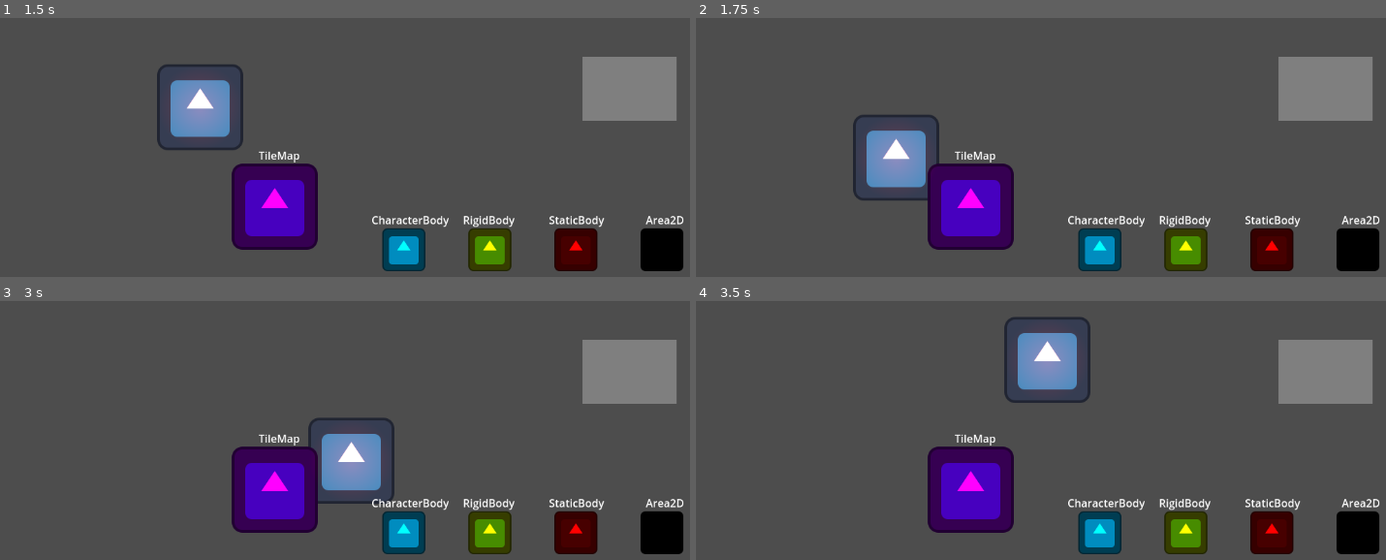
Above: before the commit, frames 1-4 (two rows, left to right).
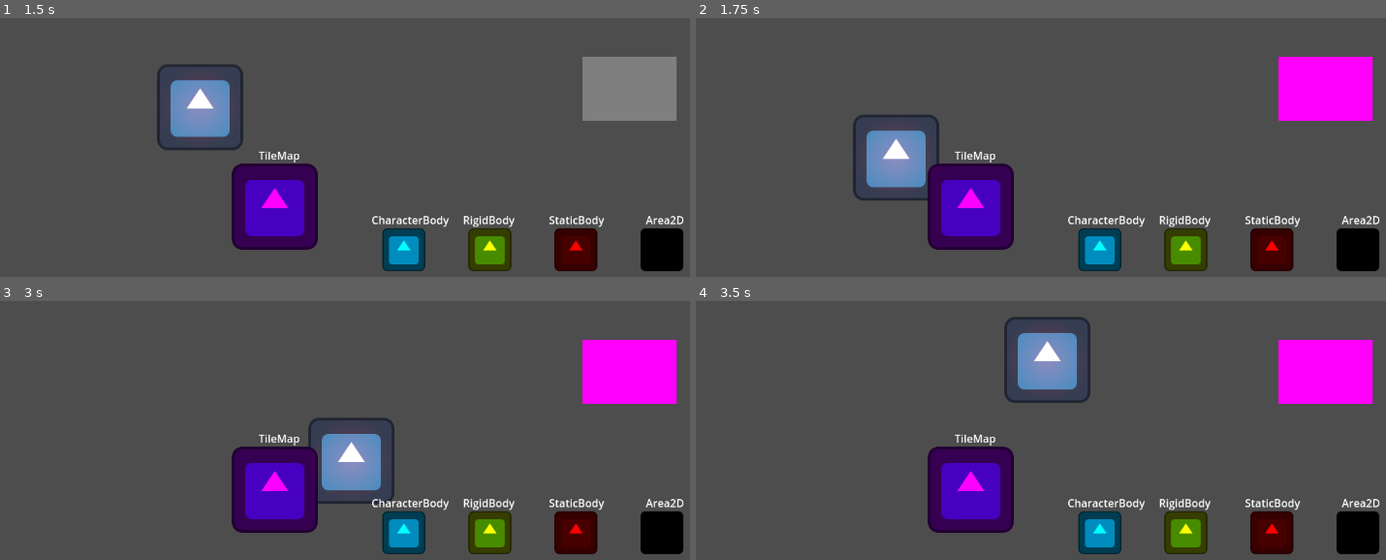
Above: after the commit, the same moments.

Repository: rvbatt/rule-based-godot
Game: Godot game, scene res://test_scenes/area_detection_and_distance/area2D_detection_and_distance_test.tscn
Same seed, same stepped clock (60 frames per second), same inputs: the game is played once before the commit and once after it. The project has no main scene, so this scene is started directly. The engine's default icon, where the game draws it, is replaced by a stand-in: a white triangle on a blue panel in a dark square.
Inputs:
- Up to frame 1 (1.5 s): tap Enter at 0.5 s; hold Right (ui_right) 0.53-1.28 s; hold T (test_rule_based_system) 0.53-1.28 s; hold Down (ui_down) from 1.28 s (still down); tap T (test_rule_based_system) at 1.35 s
- Up to frame 2 (1.75 s): keep holding Down (ui_down)
- Up to frame 3 (3 s): release Down (ui_down) at 2.03 s; hold Right (ui_right) 2.03-2.78 s; hold T (test_rule_based_system) 2.03-2.78 s; hold Up (ui_up) from 2.78 s (still down); tap T (test_rule_based_system) at 2.85 s
- Up to frame 4 (3.5 s): keep holding Up (ui_up)

Frame 1 is identical in both runs. In frame 2, 3.4% of the frame differs, in the area x 84-99%, y 14-40%; in frame 3, 3.4%; in frame 4, 3.4%.

Commit message:
Organize test scenes
Signed-off-by: Rodrigo Volpe Battistin <rv.battistin@usp.br>

Diff:
--- a/test_scenes/area_detection_and_distance/area2D_detection_and_distance_test.tscn
+++ b/test_scenes/area_detection_and_distance/area2D_detection_and_distance_test.tscn
@@ -55,6 +55,14 @@
 condition = SubResource("Resource_ca3mb")
 actions = Array[Resource("res://addons/rule_based_godot/resources/actions/abstract_action.gd")]([SubResource("Resource_w0v1a")])
 
+[sub_resource type="Resource" id="Resource_o0r4e"]
+script = ExtResource("4_ev1sj")
+property_and_value = {
+"color": Color(1, 0, 0, 1)
+}
+agent_type = 0
+agent_path = NodePath("../ColorRect")
+
 [sub_resource type="Resource" id="Resource_enohr"]
 script = ExtResource("7_4ivev")
 area_path = NodePath("../MovableArea2D")
@@ -64,7 +72,15 @@
 [sub_resource type="Resource" id="Resource_bnssu"]
 script = ExtResource("6_4o83o")
 condition = SubResource("Resource_enohr")
-actions = Array[Resource("res://addons/rule_based_godot/resources/actions/abstract_action.gd")]([])
+actions = Array[Resource("res://addons/rule_based_godot/resources/actions/abstract_action.gd")]([SubResource("Resource_o0r4e")])
+
+[sub_resource type="Resource" id="Resource_073nk"]
+script = ExtResource("4_ev1sj")
+property_and_value = {
+"color": Color(0, 1, 0, 1)
+}
+agent_type = 0
+agent_path = NodePath("../ColorRect")
 
 [sub_resource type="Resource" id="Resource_tlejp"]
 script = ExtResource("7_4ivev")
@@ -75,7 +91,15 @@
 [sub_resource type="Resource" id="Resource_11xui"]
 script = ExtResource("6_4o83o")
 condition = SubResource("Resource_tlejp")
-actions = Array[Resource("res://addons/rule_based_godot/resources/actions/abstract_action.gd")]([])
+actions = Array[Resource("res://addons/rule_based_godot/resources/actions/abstract_action.gd")]([SubResource("Resource_073nk")])
+
+[sub_resource type="Resource" id="Resource_rhxes"]
+script = ExtResource("4_ev1sj")
+property_and_value = {
+"color": Color(0, 1, 1, 1)
+}
+agent_type = 0
+agent_path = NodePath("../ColorRect")
 
 [sub_resource type="Resource" id="Resource_6t6to"]
 script = ExtResource("7_4ivev")
@@ -86,7 +110,15 @@
 [sub_resource type="Resource" id="Resource_3fr4f"]
 script = ExtResource("6_4o83o")
 condition = SubResource("Resource_6t6to")
-actions = Array[Resource("res://addons/rule_based_godot/resources/actions/abstract_action.gd")]([])
+actions = Array[Resource("res://addons/rule_based_godot/resources/actions/abstract_action.gd")]([SubResource("Resource_rhxes")])
+
+[sub_resource type="Resource" id="Resource_fefe6"]
+script = ExtResource("4_ev1sj")
+property_and_value = {
+"color": Color(1, 0, 1, 1)
+}
+agent_type = 0
+agent_path = NodePath("../ColorRect")
 
 [sub_resource type="Resource" id="Resource_dalhe"]
 script = ExtResource("7_4ivev")
@@ -97,7 +129,7 @@
 [sub_resource type="Resource" id="Resource_56mkx"]
 script = ExtResource("6_4o83o")
 condition = SubResource("Resource_dalhe")
-actions = Array[Resource("res://addons/rule_based_godot/resources/actions/abstract_action.gd")]([])
+actions = Array[Resource("res://addons/rule_based_godot/resources/actions/abstract_action.gd")]([SubResource("Resource_fefe6")])
 
 [sub_resource type="Resource" id="Resource_gr3ik"]
 script = ExtResource("8_2dgvw")
--- a/test_scenes/area_detection_and_distance/area2D_wildcard_and_retrieve_distance_test.tscn
+++ b/test_scenes/area_detection_and_distance/area2D_metal_detector.tscn
@@ -1,28 +1,28 @@
 [gd_scene load_steps=18 format=3 uid="uid://cxfyra0kwmufu"]
 
-[ext_resource type="Script" path="res://test_scenes/test_rule_based_system.gd" id="1_shxu2"]
-[ext_resource type="Script" path="res://addons/rule_based_godot/system/rule_based_system.gd" id="2_h8bwa"]
-[ext_resource type="Script" path="res://addons/rule_based_godot/resources/arbiters/first_applicable_arbiter.gd" id="3_e44h4"]
-[ext_resource type="Script" path="res://addons/rule_based_godot/resources/actions/set_property_action.gd" id="4_cliig"]
-[ext_resource type="Script" path="res://addons/rule_based_godot/resources/actions/call_method_action.gd" id="4_partk"]
-[ext_resource type="Script" path="res://addons/rule_based_godot/resources/rule.gd" id="6_kq74b"]
-[ext_resource type="Script" path="res://addons/rule_based_godot/resources/matches/atomic/distance_match.gd" id="7_y3whx"]
-[ext_resource type="Script" path="res://addons/rule_based_godot/resources/rule_list.gd" id="8_8cxdq"]
-[ext_resource type="PackedScene" uid="uid://e5tryq24e7b7" path="res://test_scenes/area_detection_and_distance/components/movable_area2D.tscn" id="9_eus64"]
-[ext_resource type="Texture2D" uid="uid://ww4haq6why2o" path="res://icon.svg" id="10_eheht"]
+[ext_resource type="Script" path="res://test_scenes/test_rule_based_system.gd" id="1_j5kgb"]
+[ext_resource type="Script" path="res://addons/rule_based_godot/system/rule_based_system.gd" id="2_eqatw"]
+[ext_resource type="Script" path="res://addons/rule_based_godot/resources/arbiters/first_applicable_arbiter.gd" id="3_mvl6q"]
+[ext_resource type="Script" path="res://addons/rule_based_godot/resources/actions/call_method_action.gd" id="4_kfvhl"]
+[ext_resource type="Script" path="res://addons/rule_based_godot/resources/actions/set_property_action.gd" id="5_ok38f"]
+[ext_resource type="Script" path="res://addons/rule_based_godot/resources/matches/atomic/distance_match.gd" id="6_7nbfg"]
+[ext_resource type="Script" path="res://addons/rule_based_godot/resources/rule.gd" id="7_70w7c"]
+[ext_resource type="Script" path="res://addons/rule_based_godot/resources/rule_list.gd" id="8_bwqen"]
+[ext_resource type="PackedScene" uid="uid://e5tryq24e7b7" path="res://test_scenes/area_detection_and_distance/components/movable_area2D.tscn" id="9_dstv5"]
+[ext_resource type="Texture2D" uid="uid://ww4haq6why2o" path="res://icon.svg" id="10_5111u"]
 
 [sub_resource type="Resource" id="Resource_wt57c"]
-script = ExtResource("3_e44h4")
+script = ExtResource("3_mvl6q")
 
 [sub_resource type="Resource" id="Resource_otyjn"]
-script = ExtResource("4_partk")
+script = ExtResource("4_kfvhl")
 method = &"set_brightness"
 arguments = ["?dist"]
 agent_type = 0
 agent_path = NodePath("MetalDetector")
 
 [sub_resource type="Resource" id="Resource_wxjj5"]
-script = ExtResource("4_cliig")
+script = ExtResource("5_ok38f")
 property_and_value = {
 "text": "?dist"
 }
--- a/test_scenes/area_detection_and_distance/area2D_wildcard_and_retrieve_distance_test.tres
+++ /dev/null
@@ -1,57 +0,0 @@
-[gd_resource type="Resource" script_class="RuleList" load_steps=12 format=3 uid="uid://dhpbuu2kvbwrg"]
-
-[ext_resource type="Script" path="res://addons/rule_based_godot/resources/actions/set_property_action.gd" id="1_jrhoa"]
-[ext_resource type="Script" path="res://addons/rule_based_godot/resources/matches/atomic/area_detection_match.gd" id="2_o4jyj"]
-[ext_resource type="Script" path="res://addons/rule_based_godot/resources/rule.gd" id="3_hnn3w"]
-[ext_resource type="Script" path="res://addons/rule_based_godot/resources/matches/atomic/distance_match.gd" id="4_tc72g"]
-[ext_resource type="Script" path="res://addons/rule_based_godot/resources/rule_list.gd" id="5_7nh6a"]
-
-[sub_resource type="Resource" id="Resource_y6esn"]
-script = ExtResource("1_jrhoa")
-property_and_value = {
-"color": Color(0, 0, 0, 1)
-}
-agent_type = 2
-agent_identifier = &"area"
-
-[sub_resource type="Resource" id="Resource_hqbt5"]
-script = ExtResource("2_o4jyj")
-area_path = NodePath("../Area2D")
-tester_is_wildcard = true
-tester_search_groups = Array[StringName]([&"collider"])
-tester_identifier = &"area"
-
-[sub_resource type="Resource" id="Resource_0yxy5"]
-resource_name = "Area"
-script = ExtResource("3_hnn3w")
-condition = SubResource("Resource_hqbt5")
-actions = Array[Resource("res://addons/rule_based_godot/resources/actions/abstract_action.gd")]([SubResource("Resource_y6esn")])
-
-[sub_resource type="Resource" id="Resource_8nrwm"]
-script = ExtResource("1_jrhoa")
-property_and_value = {
-"text": "?dist"
-}
-agent_type = 1
-agent_groups = Array[StringName]([&"dist"])
-
-[sub_resource type="Resource" id="Resource_pe4c2"]
-script = ExtResource("4_tc72g")
-source_node_path = NodePath("../Area2D")
-min_distance = inf_neg
-max_distance = inf
-tester_is_wildcard = false
-tester_path = NodePath("../MovableArea2D")
-retrieval_should_retrieve = true
-retrieval_variable = &"dist"
-
-[sub_resource type="Resource" id="Resource_1rjyt"]
-resource_name = "Distance"
-script = ExtResource("3_hnn3w")
-condition = SubResource("Resource_pe4c2")
-actions = Array[Resource("res://addons/rule_based_godot/resources/actions/abstract_action.gd")]([SubResource("Resource_8nrwm")])
-
-[resource]
-script = ExtResource("5_7nh6a")
-_rule_based_godot = &"RuleList"
-rules = Array[ExtResource("3_hnn3w")]([SubResource("Resource_0yxy5"), SubResource("Resource_1rjyt")])
--- a/test_scenes/area_detection_and_distance/distinct_variables.tscn
+++ b/test_scenes/area_detection_and_distance/distinct_variables.tscn
@@ -69,11 +69,11 @@
 [node name="MovableArea2D" parent="RuleBasedSystem" instance=ExtResource("2_5dqej")]
 
 [node name="Label" type="Label" parent="RuleBasedSystem/MovableArea2D"]
-offset_left = -44.0
-offset_top = -92.0
-offset_right = 43.0
-offset_bottom = -66.0
-text = "Área Móvel"
+offset_left = -56.0
+offset_top = -95.0
+offset_right = 51.0
+offset_bottom = -69.0
+text = "Movable Area"
 
 [node name="Sprite2D" type="Sprite2D" parent="."]
 modulate = Color(0, 0, 0, 1)
--- a/test_scenes/boolean_and_strings/string_AND_string_test.tscn
+++ b/test_scenes/boolean_and_strings/string_AND_string_test.tscn
@@ -1,10 +1,11 @@
-[gd_scene load_steps=13 format=3 uid="uid://b1kanksyu6icj"]
+[gd_scene load_steps=16 format=3 uid="uid://b1kanksyu6icj"]
 
 [ext_resource type="Script" path="res://test_scenes/test_rule_based_system.gd" id="1_kjhnj"]
 [ext_resource type="Script" path="res://addons/rule_based_godot/system/rule_based_system.gd" id="2_xk6ot"]
 [ext_resource type="Script" path="res://addons/rule_based_godot/resources/arbiters/first_applicable_arbiter.gd" id="3_m8wly"]
 [ext_resource type="Script" path="res://addons/rule_based_godot/resources/actions/set_property_action.gd" id="4_y286a"]
 [ext_resource type="Script" path="res://addons/rule_based_godot/resources/matches/boolean/AND_match.gd" id="5_lta84"]
+[ext_resource type="Script" path="res://addons/rule_based_godot/resources/matches/atomic/string_match.gd" id="6_iyp7b"]
 [ext_resource type="Script" path="res://addons/rule_based_godot/resources/rule.gd" id="7_tmnta"]
 [ext_resource type="Script" path="res://addons/rule_based_godot/resources/rule_list.gd" id="8_pldog"]
 
@@ -19,9 +20,27 @@
 agent_type = 0
 agent_path = NodePath("../ColorRect")
 
+[sub_resource type="Resource" id="Resource_am0ff"]
+script = ExtResource("6_iyp7b")
+string_value = "red"
+tester_is_wildcard = false
+tester_path = NodePath("../LineEdit")
+should_retrieve_data = false
+extraction_type = 0
+extraction_property = &"text"
+
+[sub_resource type="Resource" id="Resource_phh8x"]
+script = ExtResource("6_iyp7b")
+string_value = "yellow"
+tester_is_wildcard = false
+tester_path = NodePath("../LineEdit2")
+should_retrieve_data = false
+extraction_type = 0
+extraction_property = &"text"
+
 [sub_resource type="Resource" id="Resource_e1t5q"]
 script = ExtResource("5_lta84")
-subconditions = Array[Resource("res://addons/rule_based_godot/resources/matches/abstract_match.gd")]([])
+subconditions = Array[Resource("res://addons/rule_based_godot/resources/matches/abstract_match.gd")]([SubResource("Resource_am0ff"), SubResource("Resource_phh8x")])
 
 [sub_resource type="Resource" id="Resource_6gjpv"]
 script = ExtResource("7_tmnta")
--- a/test_scenes/hierarchy_and_wildcard/hierarchy_test.tscn
+++ b/test_scenes/hierarchy_and_wildcard/hierarchy_test.tscn
@@ -23,7 +23,7 @@
 [sub_resource type="Resource" id="Resource_i6i0l"]
 script = ExtResource("5_ykmlp")
 source_path = NodePath("../Root/A/AChildren/B")
-relation = "Sibling of"
+relation = 1
 tester_is_wildcard = false
 tester_path = NodePath("../Root/A/AChildren/B/BChildren/C")
 
@@ -44,7 +44,7 @@
 [sub_resource type="Resource" id="Resource_t3r2a"]
 script = ExtResource("5_ykmlp")
 source_path = NodePath("../Root/A/AChildren/B/BChildren/C/CChildren")
-relation = "Parent of"
+relation = 0
 tester_is_wildcard = false
 tester_path = NodePath("../Root/A")
 
@@ -65,7 +65,7 @@
 [sub_resource type="Resource" id="Resource_s4gdo"]
 script = ExtResource("5_ykmlp")
 source_path = NodePath("../Root/A")
-relation = "Child of"
+relation = 2
 tester_is_wildcard = false
 tester_path = NodePath("../Root/A/AChildren/B/BChildren")
 
@@ -166,18 +166,6 @@
 grow_horizontal = 0
 grow_vertical = 0
 
-[node name="Root@A@AChildren@B@BChildren@C@CChildren" type="VBoxContainer" parent="."]
-anchors_preset = 3
-anchor_left = 1.0
-anchor_top = 1.0
-anchor_right = 1.0
-anchor_bottom = 1.0
-offset_top = 3.0
-offset_right = 40.0
-offset_bottom = 98.0
-grow_horizontal = 0
-grow_vertical = 0
-
 [node name="Statements" type="VBoxContainer" parent="."]
 offset_left = 535.0
 offset_top = 261.0
--- a/test_scenes/numeric_and_call_method/numberic_and_call_method_test.tscn
+++ b/test_scenes/numeric_and_call_method/numberic_and_call_method_test.tscn
@@ -1,10 +1,9 @@
-[gd_scene load_steps=16 format=3 uid="uid://sh6ks3164p75"]
+[gd_scene load_steps=14 format=3 uid="uid://sh6ks3164p75"]
 
 [ext_resource type="Script" path="res://test_scenes/test_rule_based_system.gd" id="1_p08fm"]
 [ext_resource type="Script" path="res://addons/rule_based_godot/system/rule_based_system.gd" id="2_0x4s6"]
 [ext_resource type="Script" path="res://addons/rule_based_godot/resources/arbiters/first_applicable_arbiter.gd" id="3_wj8ih"]
 [ext_resource type="Script" path="res://addons/rule_based_godot/resources/actions/call_method_action.gd" id="4_ldtqc"]
-[ext_resource type="Script" path="res://addons/rule_based_godot/resources/actions/set_property_action.gd" id="5_1hbfb"]
 [ext_resource type="Script" path="res://test_scenes/color_rect_method.gd" id="6_6xy53"]
 [ext_resource type="Script" path="res://addons/rule_based_godot/resources/matches/atomic/numeric_match.gd" id="6_iv6ah"]
 [ext_resource type="Script" path="res://addons/rule_based_godot/resources/rule.gd" id="6_vlxf7"]
@@ -20,14 +19,6 @@
 agent_type = 0
 agent_path = NodePath("../ColorRect")
 
-[sub_resource type="Resource" id="Resource_idai2"]
-script = ExtResource("5_1hbfb")
-property_and_value = {
-"text": "?num"
-}
-agent_type = 0
-agent_path = NodePath("../Label")
-
 [sub_resource type="Resource" id="Resource_ds1f1"]
 script = ExtResource("6_iv6ah")
 min_value = 5.0
@@ -42,7 +33,7 @@
 [sub_resource type="Resource" id="Resource_2cre1"]
 script = ExtResource("6_vlxf7")
 condition = SubResource("Resource_ds1f1")
-actions = Array[Resource("res://addons/rule_based_godot/resources/actions/abstract_action.gd")]([SubResource("Resource_upx5k"), SubResource("Resource_idai2")])
+actions = Array[Resource("res://addons/rule_based_godot/resources/actions/abstract_action.gd")]([SubResource("Resource_upx5k")])
 
 [sub_resource type="Resource" id="Resource_flib7"]
 script = ExtResource("7_7ek62")
Not shown: 1 places in test_scenes/area_detection_and_distance/area2D_detection_and_distance_test.tscn that only renumber resources
Not shown: 3 places in test_scenes/area_detection_and_distance/area2D_metal_detector.tscn that only renumber resources
Not shown: 2 places in test_scenes/area_detection_and_distance/components/mesh_library.tres that only renumber resources
